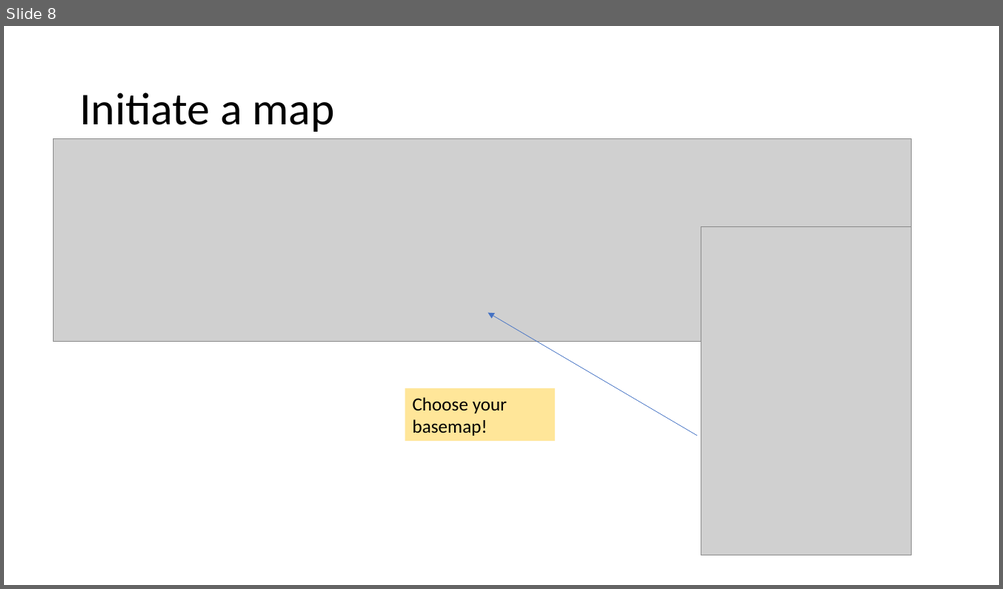
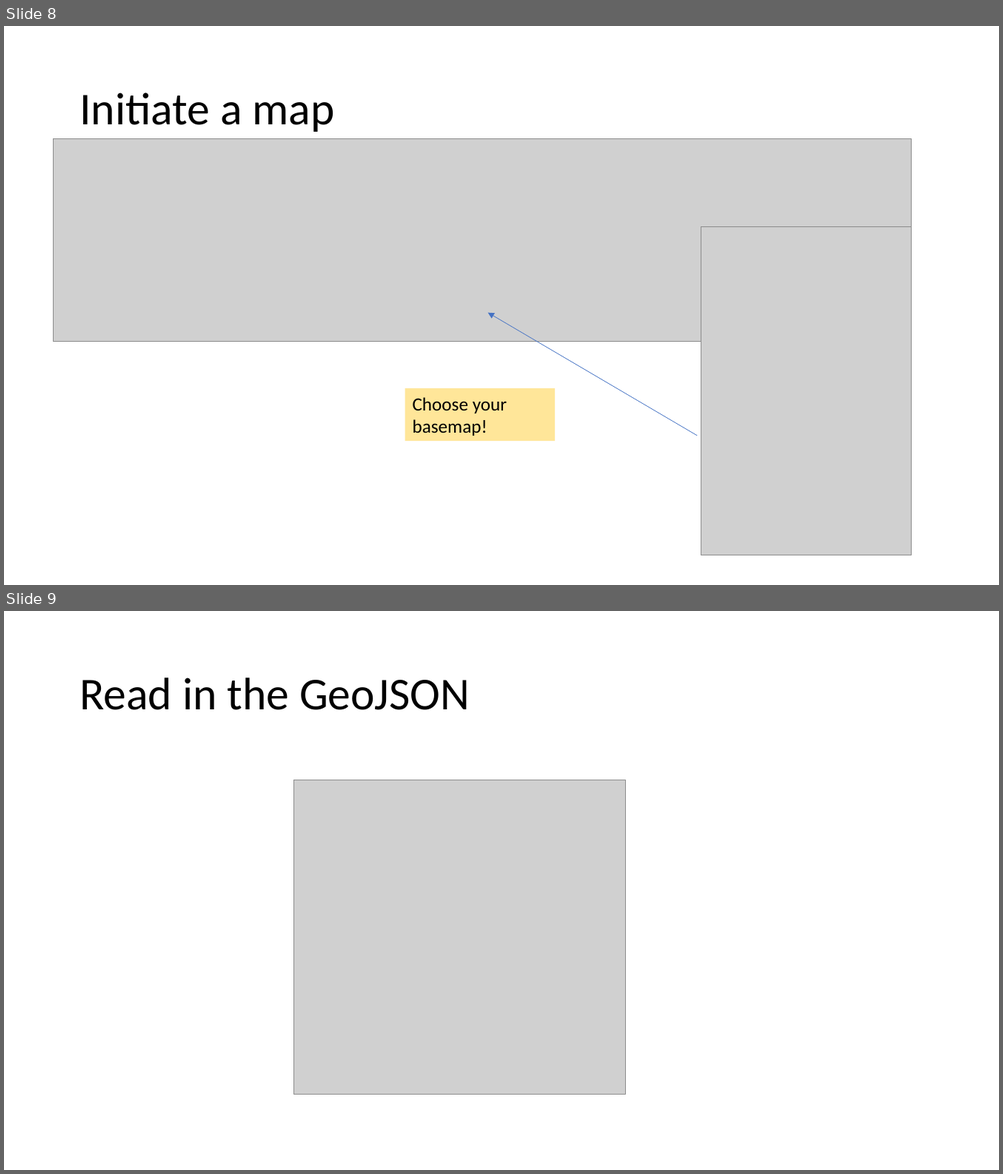
Before and after one commit to mckeont/GeoTag, a slide deck: Presentation/Presentation.pptx. Shown one above the other, each under a label of ours: slide 8 before the commit, slides 8 and 9 after it. The pictures are 1003x589 and 1003x1174 pixels, drawn with LibreOffice and Linux fonts; fonts in the diff are those of the drawing; grey boxes stand for pictures. Boxes give left, top, right and bottom in pixels: in the first picture for what was removed or moved away, otherwise in the second. Text is boxed around its words. In the diff, an @@ line names an element or a change of style, - is before the commit and + after.

Commit message:
update slides

```diff
--- a/Presentation/Presentation.pptx
+++ b/Presentation/Presentation.pptx
@@ slide 9 added at (4, 611, 999, 1170), background #FFFFFF @@
@@ title added at (79, 678, 469, 710), 44 pt, text #000000 @@
+Read in the GeoJSON
@@ picture added at (293, 780, 625, 1094) @@
```
Also in this commit, not shown: 2 slides changed.
